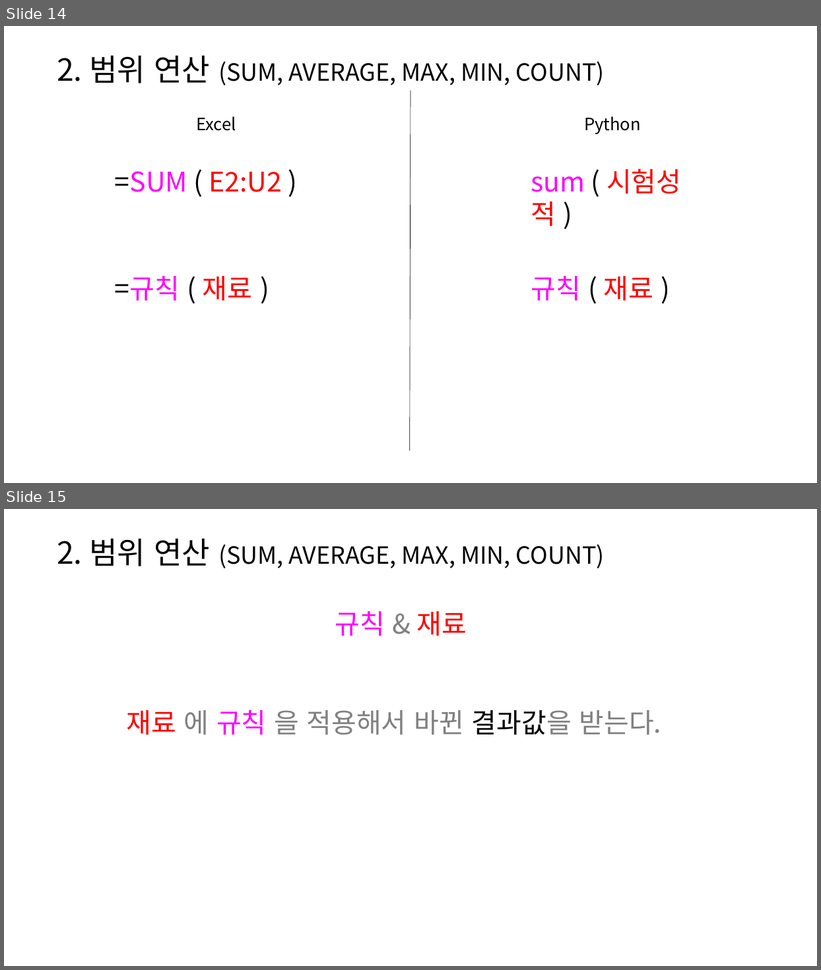
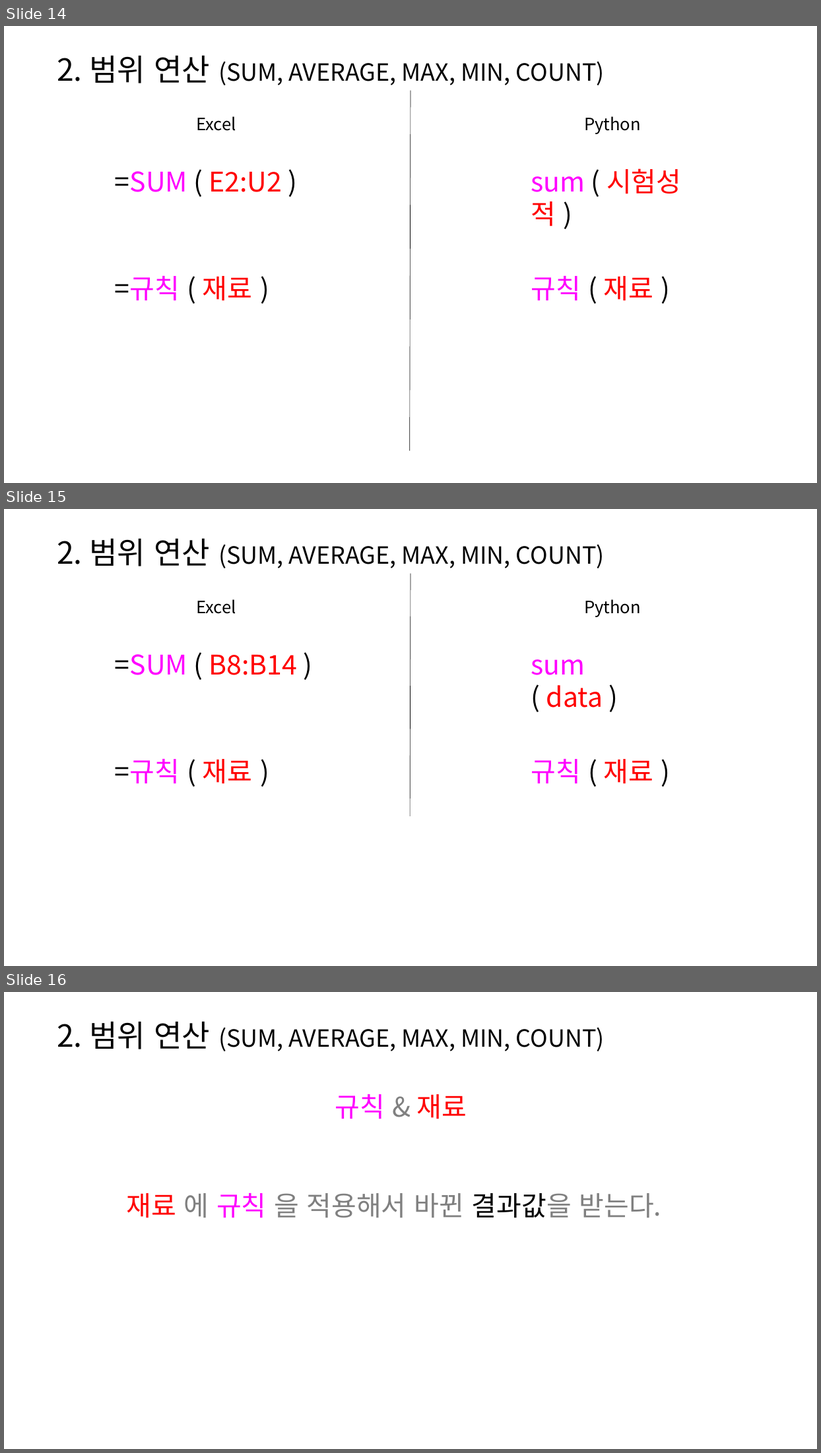
Before and after one commit to hnanmal/mkcljpt_volume, a slide deck: documentum/건축심화세미나/2023/이벤트 특강/python, 과연 엑셀보다 어려운가.pptx. Shown one above the other, each under a label of ours: slides 14 and 15 before the commit, slides 14, 15 and 16 after it. The pictures are 821x970 and 821x1453 pixels, drawn with LibreOffice and Linux fonts; fonts in the diff are those of the drawing. Boxes give left, top, right and bottom in pixels: in the first picture for what was removed or moved away, otherwise in the second. Text is boxed around its words. In the diff, an @@ line names an element or a change of style, - is before the commit and + after.

```diff
--- a/documentum/건축심화세미나/2023/이벤트 특강/python, 과연 엑셀보다 어려운가.pptx
+++ b/documentum/건축심화세미나/2023/이벤트 특강/python, 과연 엑셀보다 어려운가.pptx
@@ slide 15 added at [4,509,817,966], background #FFFFFF @@
@@ text added at [57,538,605,568], 28 pt, text #000000 @@
+2. 범위 연산 (SUM, AVERAGE, MAX, MIN, COUNT)
@@ line added from (411, 574) to (411, 817), #808080 0.5 pt @@
@@ text added at [196,599,236,614], 20 pt, text #000000 @@
+Excel
@@ text added at [584,599,641,617], 20 pt, text #000000 @@
+Python
@@ text added at [115,654,298,675], 32 pt, text #FF0000 @@
+=SUM ( B8:B14 )
@@ text added at [531,659,603,708], 32 pt, text #FF0000 @@
+sum ( data )
@@ text added at [115,759,253,784], 32 pt, text #000000 @@
+=규칙 ( 재료 )
@@ text added at [531,759,654,784], 32 pt, text #FF00FF @@
+규칙 ( 재료 )
@@ what was slide 15 is now slide 16 @@
```
Also in this commit, not shown: 1 slide changed, 4 other files.
